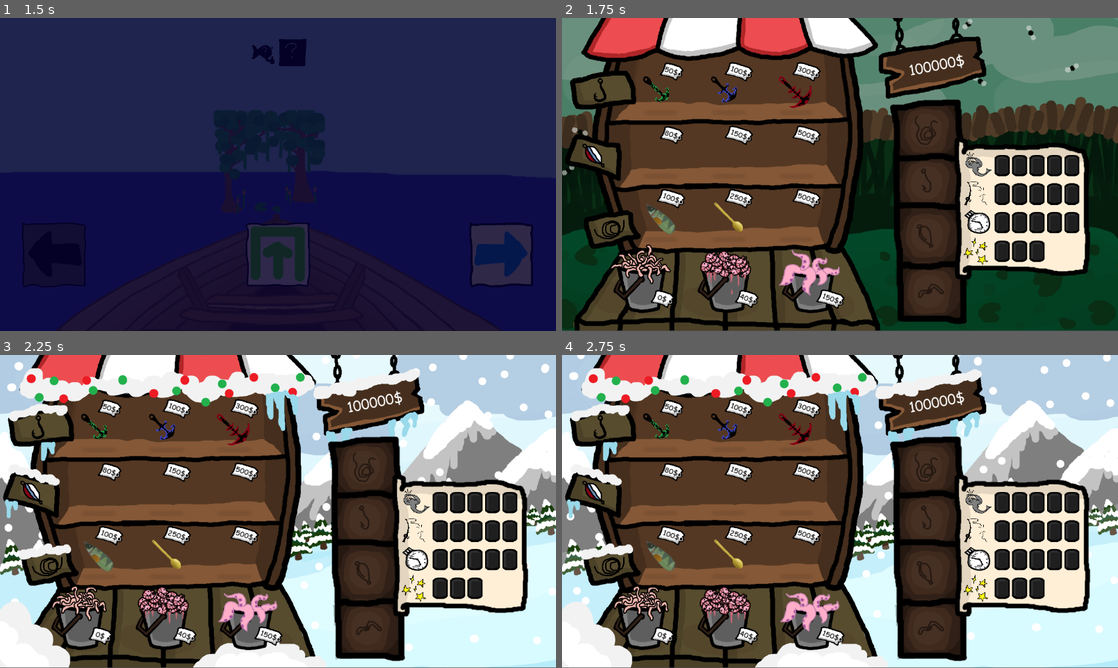
Above: before the commit, frames 1-4 (two rows, left to right).
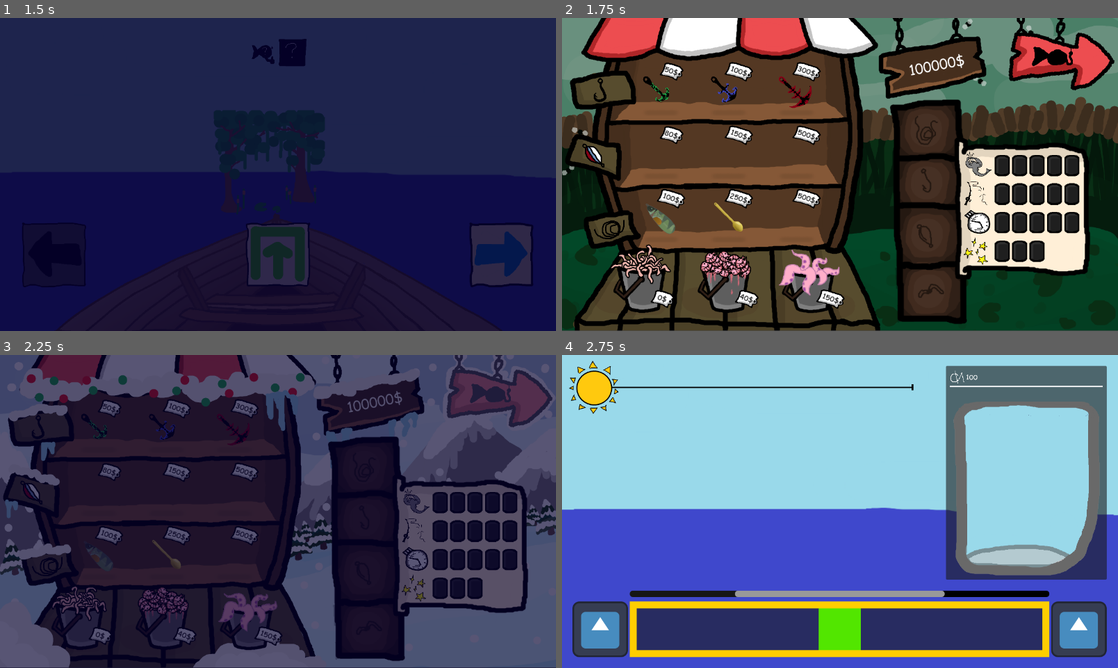
Above: after the commit, the same moments.

Repository: Animo105/game-jam-sherbrooke-2026
Game: Godot game, scene res://main_menu.tscn
The game is run twice, just before and just after one commit, with the same random seed, the same clock (stepped at 60 frames per second) and the same inputs. The engine's default icon, where the game draws it, is replaced by a stand-in: a white triangle on a blue panel in a dark square.
Inputs (mouse positions are in pixels of both pictures, inside the frame that each line leads up to):
- Up to frame 1 (1.5 s): click (244, 277) at 0.5 s; click (278, 255) at 1.25 s
- Up to frame 2 (1.75 s): no input
- Up to frame 3 (2.25 s): click (500, 392) at 2.02 s
- Up to frame 4 (2.75 s): no input

Frame 1 is identical in both runs. In frame 2, 2.5% of the frame differs, in the area x 80-100%, y 0-24%; in frame 3, 96%; in frame 4, 98%, in the area x 0-100%, y 0-100%.

Commit message:
first playable build?

Diff:
--- a/Main Fish Phase/main_fish_phase.gd
+++ b/Main Fish Phase/main_fish_phase.gd
@@ -19,6 +19,9 @@
 		displayed_money = value
 		if money_label:
 			money_label.text = str(value)
+
+
+var day_ended : bool = false
 
 var money_tween : Tween
 
@@ -52,9 +55,10 @@
 	fish_sprite.global_position = fishing_bar.absolute_center_position
 
 func _physics_process(delta: float) -> void:
-	update_day_timer()
-	fish_physic_frame(delta)
-	try_catch_fish(delta)
+	if not day_ended:
+		update_day_timer()
+		fish_physic_frame(delta)
+		try_catch_fish(delta)
 
 func try_catch_fish(delta : float):
 	if current_fish: return # si ya un fish faut pas
@@ -143,4 +147,9 @@
 
 
 func _on_timer_timeout() -> void:
+	day_ended = true
+	fish_sprite.visible = false
+	current_fish = null
 	EventBus.day_ended.emit()
+	await get_tree().create_timer(3).timeout
+	TransitionScreen.call_between_fade(SceneManager.load_from_file.bind("res://Level Select/level_select.tscn"))
--- a/Shop/shop.gd
+++ b/Shop/shop.gd
@@ -65,11 +65,9 @@
 
 func buy_and_set(gear : GearResource) -> bool:
 	var gear_price = gear.price
-	if Globals.money > gear_price :
+	if Globals.money < gear_price :
 		return false
-
 	Globals.money -= gear_price
-
 	match gear.type :
 		GearResource.Type.BAIT :
 			bait.texture = gear.texture
@@ -80,3 +78,6 @@
 		GearResource.Type.HOOK :
 			hook.texture = gear.texture
 	return true
+
+func _on_next_button_pressed() -> void:
+	TransitionScreen.call_between_fade(SceneManager.load_from_file.bind("res://Main Fish Phase/main_fish_phase.tscn"))
--- a/Shop/shop.tscn
+++ b/Shop/shop.tscn
@@ -19,8 +19,10 @@
 [ext_resource type="Texture2D" uid="uid://dieh2iaah5dhx" path="res://Assets/textures/Strength.png" id="20_2wh60"]
 [ext_resource type="Texture2D" uid="uid://bk5py7pm8s4ok" path="res://Assets/textures/Snap.png" id="23_b7bcc"]
 [ext_resource type="Script" uid="uid://dhcss8ophpmb1" path="res://power_bar.gd" id="24_2b2i5"]
+[ext_resource type="Texture2D" uid="uid://cgl0mo5vjbisq" path="res://Assets/arrow_next.png" id="24_2wh60"]
 [ext_resource type="Texture2D" uid="uid://dcujwelfnieqn" path="res://Assets/textures/Speed.png" id="24_q8r8l"]
 [ext_resource type="Texture2D" uid="uid://df7x3mxgunmnx" path="res://Assets/textures/StatBar.png" id="25_07ndg"]
+[ext_resource type="Texture2D" uid="uid://6nnmmxhojud8" path="res://Assets/arrow_next_hover.png" id="25_ytoel"]
 [ext_resource type="Texture2D" uid="uid://qfnimdp76wj2" path="res://Assets/textures/Rarity.png" id="26_07ndg"]
 [ext_resource type="Texture2D" uid="uid://cym040m8qc8ph" path="res://Assets/textures/StatBar_full.png" id="26_ytoel"]
 
@@ -58,9 +60,12 @@
 frames = Array[Texture2D]([ExtResource("9_b7bcc"), ExtResource("10_q8r8l")])
 
 [node name="TextureRect" type="TextureRect" parent="." unique_id=322902441]
-layout_mode = 0
-offset_right = 1280.0
-offset_bottom = 720.0
+layout_mode = 1
+anchors_preset = 15
+anchor_right = 1.0
+anchor_bottom = 1.0
+grow_horizontal = 2
+grow_vertical = 2
 texture = ExtResource("3_w1rpo")
 
 [node name="GridContainer" type="GridContainer" parent="." unique_id=216375886]
@@ -74,32 +79,44 @@
 columns = 3
 
 [node name="Baits" type="HBoxContainer" parent="." unique_id=1045309075]
-layout_mode = 0
-offset_left = 108.0
-offset_top = 517.0
-offset_right = 713.0
-offset_bottom = 734.0
+layout_mode = 1
+anchors_preset = -1
+anchor_left = 0.08400001
+anchor_top = 1.0
+anchor_right = 0.508
+anchor_bottom = 1.0
+offset_left = 0.47999573
+offset_top = -203.0
+offset_right = -0.23999023
+offset_bottom = -36.0
 theme_override_constants/separation = 40
+alignment = 1
 
 [node name="BaitBucket" parent="Baits" unique_id=988010713 instance=ExtResource("8_hfkrb")]
 layout_mode = 2
+size_flags_horizontal = 3
 setup_gear = SubResource("Resource_icvdq")
 
 [node name="BaitBucket2" parent="Baits" unique_id=685434837 instance=ExtResource("8_hfkrb")]
 layout_mode = 2
+size_flags_horizontal = 3
 frames = Array[Texture2D]([ExtResource("13_jhfdn"), ExtResource("14_eu4ty")])
 setup_gear = SubResource("Resource_8sid2")
 
 [node name="BaitBucket3" parent="Baits" unique_id=547223277 instance=ExtResource("8_hfkrb")]
 layout_mode = 2
+size_flags_horizontal = 3
 frames = Array[Texture2D]([ExtResource("16_b5trs"), ExtResource("17_16e15")])
 setup_gear = SubResource("Resource_jhfdn")
 
 [node name="Money" type="Label" parent="." unique_id=233853279]
-layout_mode = 0
-offset_left = 762.0
+layout_mode = 1
+anchors_preset = -1
+anchor_left = 0.657
+anchor_right = 0.657
+offset_left = -78.96002
 offset_top = 100.00001
-offset_right = 987.0
+offset_right = 146.03998
 offset_bottom = 165.00002
 rotation = -0.19871618
 scale = Vector2(0.8660436, 0.8660436)
@@ -189,3 +206,20 @@
 layout_mode = 2
 offset_transform_enabled = true
 offset_transform_position = Vector2(32, 32)
+
+[node name="NextButton" type="TextureButton" parent="." unique_id=773777067]
+layout_mode = 1
+anchors_preset = 1
+anchor_left = 1.0
+anchor_right = 1.0
+offset_left = -40.0
+offset_bottom = 40.0
+grow_horizontal = 0
+mouse_default_cursor_shape = 2
+texture_normal = ExtResource("24_2wh60")
+texture_pressed = ExtResource("24_2wh60")
+texture_hover = ExtResource("25_ytoel")
+texture_disabled = ExtResource("24_2wh60")
+texture_focused = ExtResource("25_ytoel")
+
+[connection signal="pressed" from="NextButton" to="." method="_on_next_button_pressed"]
Binary file added: Assets/arrow_next.png
Not shown, added: Assets/arrow_next.png.import
Binary file added: Assets/arrow_next_hover.png
Not shown, added: Assets/arrow_next_hover.png.import
